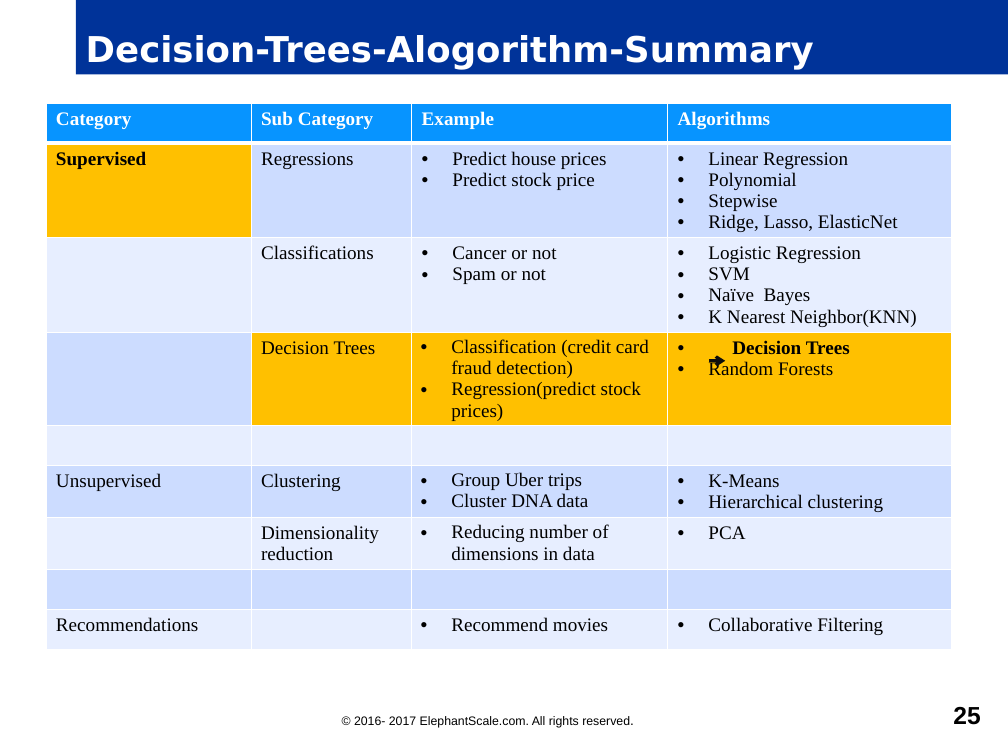
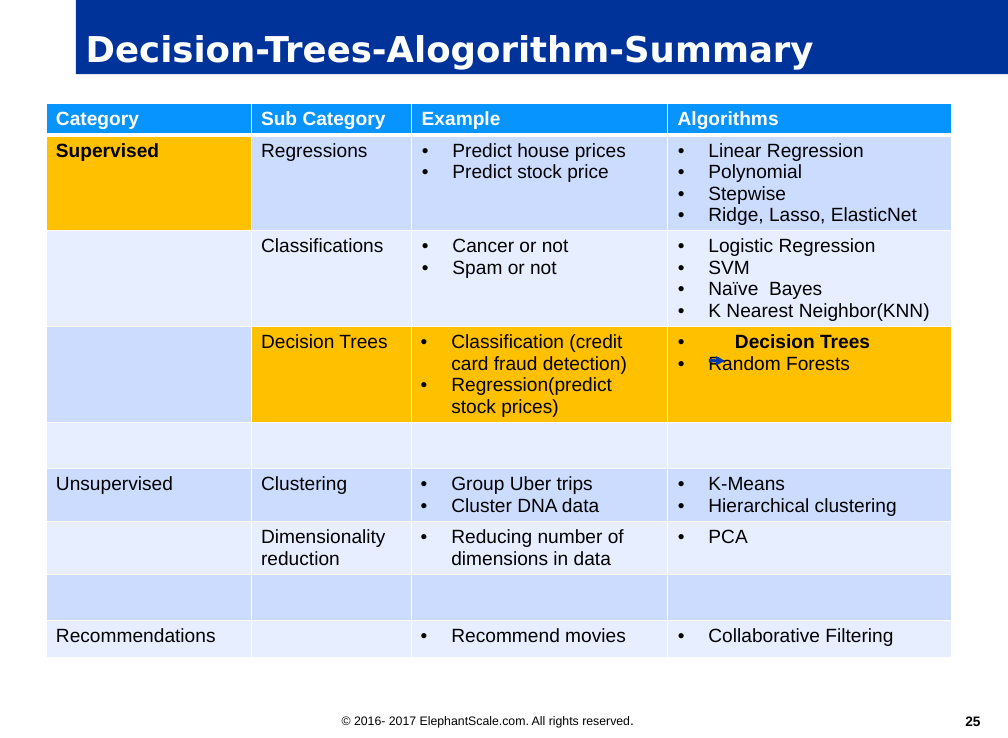
Before and after one commit to elephantscale/es-training-new, a slide deck: slide 25 of machine-learning/slides/Machine-Learning.pptx. Drawn at 1008x738 pixels with LibreOffice and Linux fonts; fonts in the diff are those of the drawing; background and template pictures are left out. Boxes give left, top, right and bottom in pixels: in the first picture for what was removed or moved away, otherwise in the second. Text is boxed around its words. In the diff, an @@ line names an element or a change of style, - is before the commit and + after.

```diff
--- a/machine-learning/slides/Machine-Learning.pptx
+++ b/machine-learning/slides/Machine-Learning.pptx
@@ table at box(46, 103, 951, 651) @@
@@ font Times New Roman to Arial @@
@@ borders changed @@
@@ arrow removed from (709, 361) to (726, 361) @@
@@ freeform shape added at box(709, 361, 726, 361), fill #0794FF, outline #0039AB 2.24 pt @@
@@ page number at box(965, 716, 980, 726): size 18 to 10 pt @@
```
Also in this commit, not shown: 50 other slides changed, 3 slides added, 20 other files.
